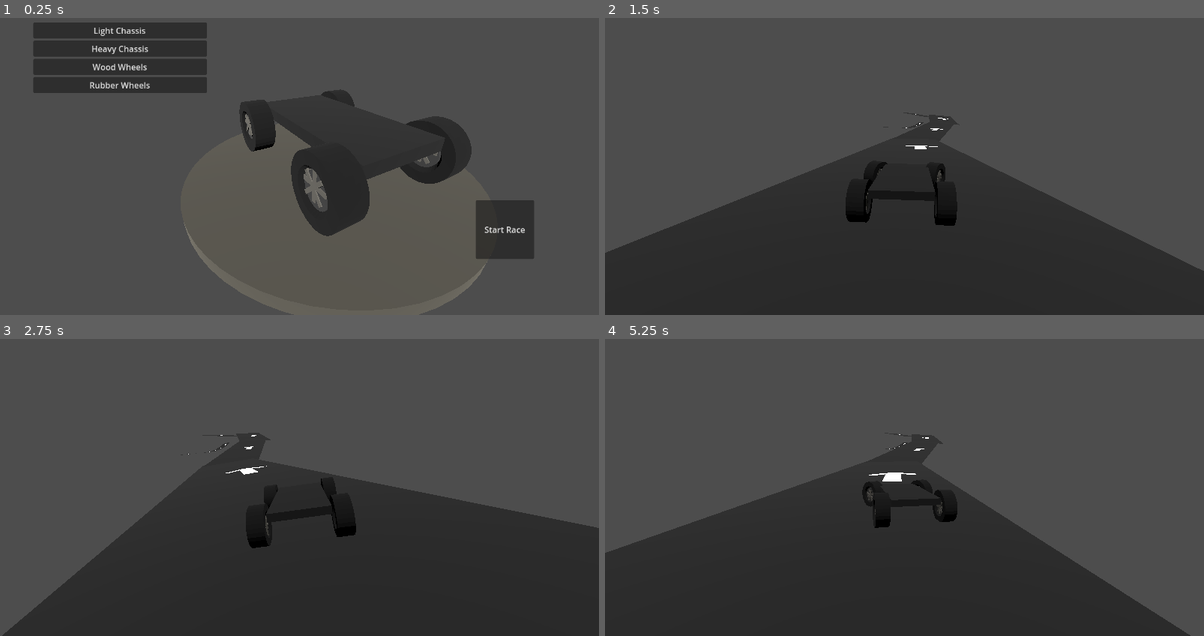
Above: before the commit, frames 1-4 (two rows, left to right).
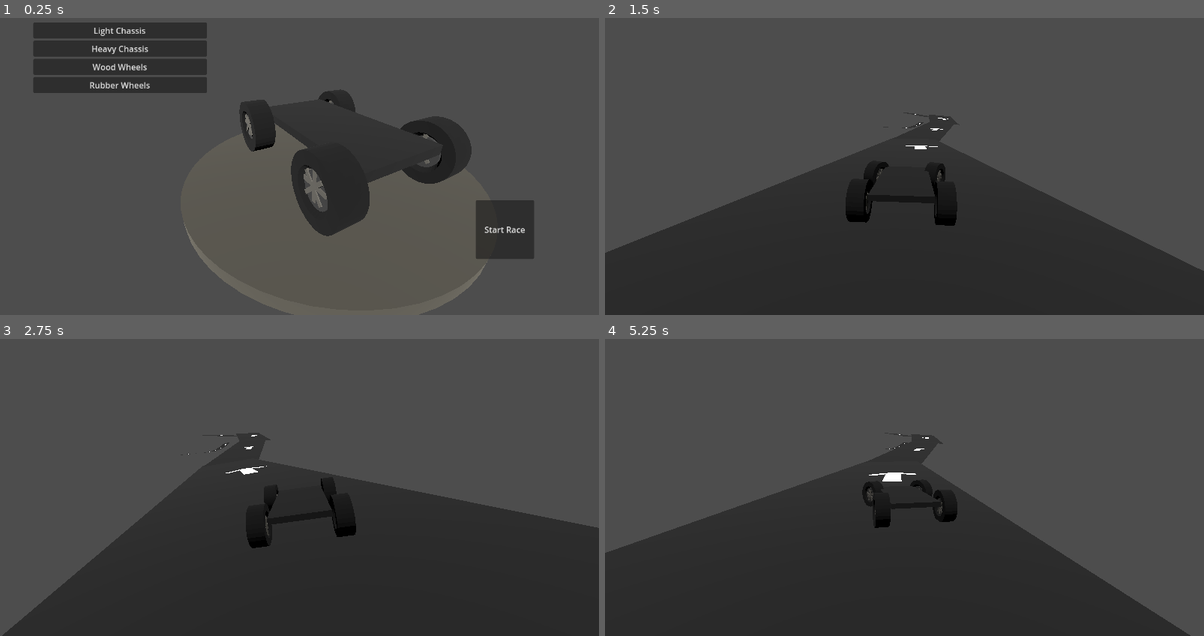
Above: after the commit, the same moments.

Repository: UrHighnez/steer-mania
Game: Godot game, scene res://scenes/garage.tscn
Two runs of this game, one before a commit and one after it. Both use one fixed random seed, a clock stepped at 60 frames per second and the inputs below.
Inputs:
- Up to frame 1 (0.25 s): no input
- Up to frame 2 (1.5 s): click "Start Race" at 0.5 s; hold D (Steer Right) from 1.28 s (still down); tap J (Camera Left) at 1.35 s
- Up to frame 3 (2.75 s): release D (Steer Right) at 2.03 s; hold S (Brake) from 2.03 s (still down); tap L (Camera Right) at 2.1 s
- Up to frame 4 (5.25 s): release S (Brake) at 2.78 s; hold D (Steer Right) 2.78-3.53 s; tap J (Camera Left) at 2.85, 4.35 s; hold W (Accelerate) 3.53-4.28 s; tap L (Camera Right) at 3.6, 5.1 s; hold A (Steer Left) from 4.28 s (still down)

The runs differ from the first frame. In frame 1, 0.2% of the frame differs, in the area x 45-74%, y 27-56%; in frame 2, less than 0.1%; in frame 3, less than 0.1%; in frame 4, less than 0.1%.

Commit message:
update chassis

Diff:
--- a/scenes/car.tscn
+++ b/scenes/car.tscn
@@ -5,7 +5,7 @@
 [ext_resource type="Script" uid="uid://ca4pknmx83s3l" path="res://scripts/car_assembler.gd" id="3_3mrxu"]
 
 [sub_resource type="BoxShape3D" id="BoxShape3D_sskuf"]
-size = Vector3(1.5, 0.375, 3)
+size = Vector3(1.5, 0.35, 3)
 
 [sub_resource type="BoxMesh" id="BoxMesh_t3gmr"]
 
@@ -23,7 +23,7 @@
 [node name="ChassisMount" type="Node3D" parent="."]
 
 [node name="MeshInstance3D" type="MeshInstance3D" parent="."]
-transform = Transform3D(1.5, 0, 0, 0, 0.2, 0, 0, 0, 3, 0, 0, 0)
+transform = Transform3D(1.5, 0, 0, 0, 0.15, 0, 0, 0, 3, 0, -0.08, 0)
 mesh = SubResource("BoxMesh_t3gmr")
 surface_material_override/0 = SubResource("StandardMaterial3D_50v30")
 
--- a/scenes/chassis_heavy_visuals.tscn
+++ b/scenes/chassis_heavy_visuals.tscn
@@ -1,14 +1,25 @@
 [gd_scene load_steps=3 format=3 uid="uid://basjryw3fg2gr"]
 
-[sub_resource type="BoxMesh" id="BoxMesh_2kvl0"]
-size = Vector3(1, 2, 1)
+[sub_resource type="BoxShape3D" id="BoxShape3D_2kvl0"]
+size = Vector3(1.4, 0.7, 2.8)
 
 [sub_resource type="StandardMaterial3D" id="StandardMaterial3D_qyfmr"]
 albedo_color = Color(0.16957346, 0.2699126, 0.35068473, 1)
 
 [node name="ChassisLight" type="Node3D"]
 
-[node name="MeshInstance3D" type="MeshInstance3D" parent="."]
-transform = Transform3D(1, 0, 0, 0, -4.371139e-08, -1, 0, 1, -4.371139e-08, 0, 0, 0)
-mesh = SubResource("BoxMesh_2kvl0")
-surface_material_override/0 = SubResource("StandardMaterial3D_qyfmr")
+[node name="CollisionShape3D" type="CollisionShape3D" parent="."]
+transform = Transform3D(1, 0, 0, 0, 1, 0, 0, 0, 1, 0, 0.35, 0.002)
+shape = SubResource("BoxShape3D_2kvl0")
+
+[node name="CSGBox3D" type="CSGBox3D" parent="."]
+size = Vector3(1.4, 1.4, 2.8)
+material = SubResource("StandardMaterial3D_qyfmr")
+
+[node name="CSGBox3D" type="CSGBox3D" parent="CSGBox3D"]
+transform = Transform3D(1, 0, 0, 0, 1, 0, 0, 0, 1, -0.013153076, -0.5605492, -0.06261647)
+operation = 2
+size = Vector3(2.7799683, 0.9580078, 3.3321533)
+
+[node name="CSGCylinder3D" type="CSGCylinder3D" parent="CSGBox3D"]
+operation = 2
--- a/scenes/chassis_light_visuals.tscn
+++ b/scenes/chassis_light_visuals.tscn
@@ -1,13 +1,28 @@
 [gd_scene load_steps=3 format=3 uid="uid://vnc31m8tbjx0"]
 
-[sub_resource type="CapsuleMesh" id="CapsuleMesh_tgu6i"]
+[sub_resource type="CapsuleShape3D" id="CapsuleShape3D_tgu6i"]
+radius = 0.6
+height = 3.0
 
 [sub_resource type="StandardMaterial3D" id="StandardMaterial3D_qyfmr"]
 albedo_color = Color(0.41226488, 0.07075424, 0.04555913, 1)
 
 [node name="ChassisLight" type="Node3D"]
 
-[node name="MeshInstance3D" type="MeshInstance3D" parent="."]
-transform = Transform3D(1, 0, 0, 0, -4.371139e-08, -1, 0, 1, -4.371139e-08, 0, 0, 0)
-mesh = SubResource("CapsuleMesh_tgu6i")
-surface_material_override/0 = SubResource("StandardMaterial3D_qyfmr")
+[node name="CollisionShape3D" type="CollisionShape3D" parent="."]
+transform = Transform3D(1, 0, 0, 0, -4.371139e-08, -1, 0, 1, -4.371139e-08, 0, 0.15, 0)
+shape = SubResource("CapsuleShape3D_tgu6i")
+
+[node name="CSGSphere3D" type="CSGSphere3D" parent="."]
+transform = Transform3D(1.5, 0, 0, 0, -1.3113416e-07, -1.5, 0, 3, -6.556708e-08, 0, 0, 0)
+material = SubResource("StandardMaterial3D_qyfmr")
+
+[node name="CSGBox3D" type="CSGBox3D" parent="CSGSphere3D"]
+transform = Transform3D(1, 0, 0, 0, 1, 0, 0, 0, 1, 0, 1.3113415e-08, 0.6)
+operation = 2
+
+[node name="CSGCylinder3D" type="CSGCylinder3D" parent="CSGSphere3D"]
+transform = Transform3D(0.6666667, 0, 0, 0, -1.4570462e-08, 0.33333334, 0, -0.6666667, -2.9140924e-08, 0, 0, 0)
+operation = 2
+radius = 0.4
+height = 2.577
